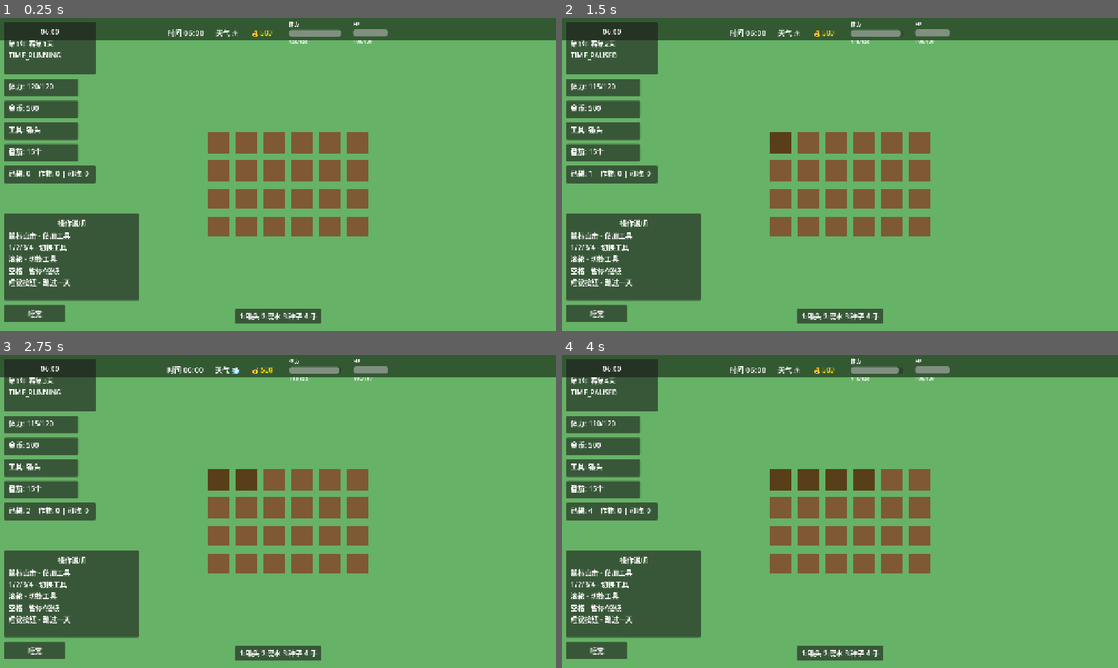
Above: before the commit, frames 1-4 (two rows, left to right).
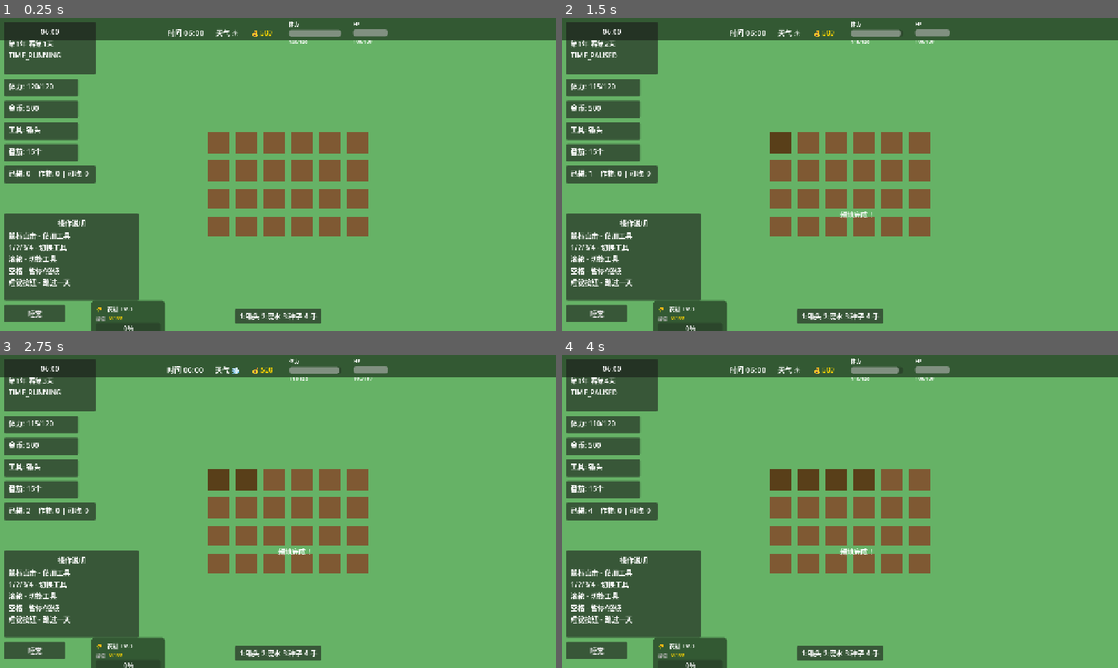
Above: after the commit, the same moments.

Repository: Nonastar/Back-to-Taoyuan
Game: Godot game, scene res://src/scenes/levels/Main.tscn
Two runs of this game, one before a commit and one after it. Both use one fixed random seed, a clock stepped at 60 frames per second and the inputs below.
Inputs (mouse positions are in pixels of both pictures, inside the frame that each line leads up to):
- Up to frame 1 (0.25 s): no input
- Up to frame 2 (1.5 s): click "睡觉" at 0.5 s; tap Enter (ui_accept) at 1.25 s; drag from (778, 143) to (917, 143) at 1.27 s
- Up to frame 3 (2.75 s): tap Enter (ui_accept) at 2 s; drag from (244, 480) to (355, 508) at 2.02 s
- Up to frame 4 (4 s): tap Enter (ui_accept) at 2.75, 3.5 s; move the mouse to (834, 480) at 2.77 s; hold D (move_right) 2.78-3.5 s; tap Space at 2.85 s; click (834, 480) at 2.92 s; tap E (interact) at 3.05 s; drag from (862, 480) to (673, 464) at 3.52 s

The runs differ from the first frame. In frame 1, 1.3% of the frame differs, in the area x 16-30%, y 90-100%; in frame 2, 1.4%; in frame 3, 1.4%, in the area x 16-56%, y 61-100%; in frame 4, 1.4%.

Commit message:
feat: 实现技能系统和经验获取
- 新增 SkillSystem Autoload (5种技能, 0-10级)
  - 农耕/采集/钓鱼/采矿/战斗
  - 完整经验表和升级系统
  - 体力减免和品质加成

- 集成到 FarmPlot 收获系统
  - 收获时获得15点农耕经验
  - 技能等级影响作物品质

- 新增 EventBus 信号
  - farming_exp_changed: 技能经验变化
  - plot_message_received: 地块消息
  - skill_level_up: 技能升级

- 优化 HUD 技能显示
  - 技能等级和经验条显示
  - 信号驱动实时更新

- 优化点击检测
  - 使用 get_center() 接口获取中心点
  - 统一通过 EventBus 传递消息

Co-Authored-By: Claude Sonnet 4.5 <noreply@anthropic.com>

Diff:
--- a/project.godot
+++ b/project.godot
@@ -25,6 +25,7 @@
 SaveManager="*res://src/scripts/autoload/save_manager.gd"
 AudioManager="*res://src/scripts/autoload/audio_manager.gd"
 PlayerStats="*res://src/scripts/autoload/player_stats_system.gd"
+SkillSystem="*res://src/scripts/autoload/skill_system.gd"
 ItemDataSystem="*res://src/scripts/autoload/item_data_system.gd"
 InventorySystem="*res://src/scripts/autoload/inventory_system.gd"
 WeatherSystem="*res://src/scripts/autoload/weather_system.gd"
--- a/src/scripts/autoload/event_bus.gd
+++ b/src/scripts/autoload/event_bus.gd
@@ -110,6 +110,12 @@
 ## 工具升级 (tool: String, new_level: int)
 signal tool_upgraded(tool: String, new_level: int)
 
+## 农耕经验变化 (skill_type: int, exp: int, leveled_up: bool)
+signal farming_exp_changed(skill_type: int, exp: int, leveled_up: bool)
+
+## 技能升级 (skill_type: int, old_level: int, new_level: int)
+signal skill_level_up(skill_type: int, old_level: int, new_level: int)
+
 # ============ 存档事件 ============
 
 ## 保存开始 (slot: int)
@@ -128,6 +134,9 @@
 
 ## 提示信息显示 (message: String, duration: float)
 signal notification_show(message: String, duration: float)
+
+## 地块消息显示 (message: String)
+signal plot_message_received(message: String)
 
 ## 成就解锁 (achievement_id: String)
 signal achievement_unlocked(achievement_id: String)
--- /dev/null
+++ b/src/scripts/autoload/skill_system.gd
@@ -0,0 +1,380 @@
+extends Node
+
+## SkillSystem - 技能系统
+## 管理玩家的技能等级和经验
+## 参考: design/gdd/core/skill-system.md
+
+# ============ 技能类型 ============
+
+## 技能枚举
+enum SkillType {
+	FARMING = 0,    # 农耕
+	FORAGING = 1,   # 采集
+	FISHING = 2,    # 钓鱼
+	MINING = 3,     # 采矿
+	COMBAT = 4      # 战斗
+}
+
+## 技能名称
+const SKILL_NAMES: Dictionary = {
+	SkillType.FARMING: "农耕",
+	SkillType.FORAGING: "采集",
+	SkillType.FISHING: "钓鱼",
+	SkillType.MINING: "采矿",
+	SkillType.COMBAT: "战斗"
+}
+
+## 技能 Emoji
+const SKILL_EMOJIS: Dictionary = {
+	SkillType.FARMING: "🌾",
+	SkillType.FORAGING: "🍄",
+	SkillType.FISHING: "🎣",
+	SkillType.MINING: "⛏️",
+	SkillType.COMBAT: "⚔️"
+}
+
+# ============ 经验表 ============
+
+## 升级所需累计经验
+## EXP_TABLE[i] = 升到 i 级所需的累计经验
+const EXP_TABLE: Array[int] = [
+	0,      # Lv 0
+	100,    # Lv 1
+	380,    # Lv 2
+	770,    # Lv 3
+	1300,   # Lv 4
+	2150,   # Lv 5
+	3300,   # Lv 6
+	4800,   # Lv 7
+	6900,   # Lv 8
+	10000,  # Lv 9
+	15000   # Lv 10 (MAX)
+]
+
+const MAX_LEVEL: int = 10
+
+## 每级体力减免比例
+const STAMINA_REDUCTION_PER_LEVEL: float = 0.01
+
+# ============ 技能数据 ============
+
+## 技能状态
+class SkillState:
+	var level: int = 0
+	var exp: int = 0
+	var perk_5: String = ""
+	var perk_10: String = ""
+
+## 所有技能数据
+var _skills: Dictionary = {
+	SkillType.FARMING: SkillState.new(),
+	SkillType.FORAGING: SkillState.new(),
+	SkillType.FISHING: SkillState.new(),
+	SkillType.MINING: SkillState.new(),
+	SkillType.COMBAT: SkillState.new()
+}
+
+## 经验加成 (来自装备等)
+var _exp_bonus: float = 0.0
+
+## 是否已初始化
+var _initialized: bool = false
+
+# ============ 信号 ============
+
+## 技能升级信号
+signal skill_level_up(skill_type: int, old_level: int, new_level: int)
+
+## 天赋选择信号
+signal perk_selected(skill_type: int, perk_id: String)
+
+# ============ 初始化 ============
+
+func _ready() -> void:
+	_initialize()
+
+func _initialize() -> void:
+	if _initialized:
+		return
+
+	# 确保所有技能都初始化
+	for skill_type in SkillType.values():
+		if not _skills.has(skill_type):
+			_skills[skill_type] = SkillState.new()
+
+	_initialized = true
+	print("[SkillSystem] Initialized")
+
+# ============ 经验操作 ============
+
+## 添加经验
+func add_exp(skill_type: int, base_amount: int) -> Dictionary:
+	if not _is_valid_skill_type(skill_type):
+		push_warning("[SkillSystem] Invalid skill type: %d" % skill_type)
+		return {"leveled_up": false, "new_level": 0, "old_level": 0}
+
+	var skill = _get_skill(skill_type)
+
+	# 满级后不再获取经验
+	if skill.level >= MAX_LEVEL:
+		return {"leveled_up": false, "new_level": skill.level, "old_level": skill.level}
+
+	# 计算实际获得经验
+	var actual_exp = base_amount
+	if _exp_bonus > 0:
+		actual_exp = int(floor(base_amount * (1.0 + _exp_bonus)))
+
+	skill.exp += actual_exp
+
+	# 检查是否升级
+	var old_level = skill.level
+	var result = _check_level_up(skill_type)
+
+	print("[SkillSystem] %s +%d exp (total: %d/%d)" % [
+		SKILL_NAMES[skill_type], actual_exp, skill.exp, EXP_TABLE[skill.level]])
+
+	return result
+
+## 检查升级
+func _check_level_up(skill_type: int) -> Dictionary:
+	var skill = _get_skill(skill_type)
+	var leveled_up = false
+	var old_level = skill.level
+
+	# 检查是否可以升级
+	while skill.level < MAX_LEVEL and skill.exp >= EXP_TABLE[skill.level + 1]:
+		skill.level += 1
+		leveled_up = true
+		skill_level_up.emit(skill_type, old_level, skill.level)
+		# 通过 EventBus 发送，供其他系统接收
+		if EventBus.has_signal("skill_level_up"):
+			EventBus.skill_level_up.emit(skill_type, old_level, skill.level)
+		print("[SkillSystem] %s leveled up to Lv.%d!" % [SKILL_NAMES[skill_type], skill.level])
+
+	return {
+		"leveled_up": leveled_up,
+		"new_level": skill.level,
+		"old_level": old_level
+	}
+
+# ============ 查询 API ============
+
+## 获取技能等级
+func get_level(skill_type: int) -> int:
+	var skill = _get_skill(skill_type)
+	return skill.level if skill else 0
+
+## 获取技能经验
+func get_exp(skill_type: int) -> int:
+	var skill = _get_skill(skill_type)
+	return skill.exp if skill else 0
+
+## 获取当前等级经验
+func get_current_level_exp(skill_type: int) -> int:
+	var skill = _get_skill(skill_type)
+	if not skill or skill.level >= MAX_LEVEL:
+		return 0
+	return skill.exp - EXP_TABLE[skill.level]
+
+## 获取升级所需经验
+func get_exp_to_next_level(skill_type: int) -> int:
+	var skill = _get_skill(skill_type)
+	if not skill or skill.level >= MAX_LEVEL:
+		return 0
+	return EXP_TABLE[skill.level + 1] - skill.exp
+
+## 获取当前等级总经验需求
+func get_level_exp_requirement(skill_type: int) -> int:
+	var skill = _get_skill(skill_type)
+	if not skill or skill.level >= MAX_LEVEL:
+		return 0
+	return EXP_TABLE[skill.level + 1] - EXP_TABLE[skill.level]
+
+## 获取经验百分比
+func get_exp_percent(skill_type: int) -> float:
+	var skill = _get_skill(skill_type)
+	if not skill or skill.level >= MAX_LEVEL:
+		return 100.0
+
+	var current = skill.exp - EXP_TABLE[skill.level]
+	var required = EXP_TABLE[skill.level + 1] - EXP_TABLE[skill.level]
+
+	if required <= 0:
+		return 100.0
+
+	return (float(current) / float(required)) * 100.0
+
+## 获取体力减免比例
+func get_stamina_reduction(skill_type: int) -> float:
+	var level = get_level(skill_type)
+	return level * STAMINA_REDUCTION_PER_LEVEL
+
+## 获取农耕技能加成 (作物品质提升)
+func get_farming_quality_bonus() -> float:
+	var level = get_level(SkillType.FARMING)
+	# 3级+有概率出Fine, 6级+有概率出Excellent, 9级+有概率出Supreme
+	return level * 0.02  # 每级+2%高品质概率
+
+# ============ 内部方法 ============
+
+func _get_skill(skill_type: int) -> SkillState:
+	return _skills.get(skill_type)
+
+func _is_valid_skill_type(skill_type: int) -> bool:
+	return skill_type >= 0 and skill_type < SkillType.size()
+
+# ============ 天赋系统 (简化版) ============
+
+## 获取5级天赋
+func get_perk_5(skill_type: int) -> String:
+	var skill = _get_skill(skill_type)
+	return skill.perk_5 if skill else ""
+
+## 获取10级天赋
+func get_perk_10(skill_type: int) -> String:
+	var skill = _get_skill(skill_type)
+	return skill.perk_10 if skill else ""
+
+## 设置5级天赋
+func set_perk_5(skill_type: int, perk_id: String) -> bool:
+	var skill = _get_skill(skill_type)
+	if not skill:
+		return false
+
+	# 检查等级是否足够
+	if skill.level < 5:
+		push_warning("[SkillSystem] Cannot set perk: level %d < 5" % skill.level)
+		return false
+
+	# 检查是否已选择
+	if skill.perk_5 != "":
+		push_warning("[SkillSystem] Perk 5 already selected: %s" % skill.perk_5)
+		return false
+
+	skill.perk_5 = perk_id
+	perk_selected.emit(skill_type, perk_id)
+	print("[SkillSystem] %s Lv5 perk selected: %s" % [SKILL_NAMES[skill_type], perk_id])
+	return true
+
+## 设置10级天赋
+func set_perk_10(skill_type: int, perk_id: String) -> bool:
+	var skill = _get_skill(skill_type)
+	if not skill:
+		return false
+
+	# 检查等级是否足够
+	if skill.level < 10:
+		push_warning("[SkillSystem] Cannot set perk: level %d < 10" % skill.level)
+		return false
+
+	# 检查是否已选择
+	if skill.perk_10 != "":
+		push_warning("[SkillSystem] Perk 10 already selected: %s" % skill.perk_10)
+		return false
+
+	skill.perk_10 = perk_id
+	perk_selected.emit(skill_type, perk_id)
+	print("[SkillSystem] %s Lv10 perk selected: %s" % [SKILL_NAMES[skill_type], perk_id])
+	return true
+
+# ============ 经验加成 (来自装备) ============
+
+## 设置经验加成
+func set_exp_bonus(bonus: float) -> void:
+	_exp_bonus = max(0.0, bonus)
+	print("[SkillSystem] Exp bonus: %.0f%%" % (_exp_bonus * 100))
+
+## 获取经验加成
+func get_exp_bonus() -> float:
+	return _exp_bonus
+
+# ============ 存档支持 ============
+
+## 序列化存档数据
+func serialize() -> Dictionary:
+	var skills_data = {}
+	for skill_type in SkillType.values():
+		var skill = _get_skill(skill_type)
+		if skill:
+			skills_data[str(skill_type)] = {
+				"level": skill.level,
+				"exp": skill.exp,
+				"perk_5": skill.perk_5,
+				"perk_10": skill.perk_10
+			}
+
+	return {
+		"skills": skills_data,
+		"exp_bonus": _exp_bonus
+	}
+
+## 反序列化加载数据
+func deserialize(data: Dictionary) -> void:
+	if data.is_empty():
+		push_warning("[SkillSystem] Empty save data, using defaults")
+		return
+
+	# 加载技能数据
+	var skills_data = data.get("skills", {})
+	for skill_type in SkillType.values():
+		var skill_data = skills_data.get(str(skill_type), {})
+		var skill = _get_skill(skill_type)
+		if skill and not skill_data.is_empty():
+			skill.level = clampi(skill_data.get("level", 0), 0, MAX_LEVEL)
+			skill.exp = maxi(skill_data.get("exp", 0), 0)
+			skill.perk_5 = skill_data.get("perk_5", "")
+			skill.perk_10 = skill_data.get("perk_10", "")
+
+	# 加载经验加成
+	_exp_bonus = data.get("exp_bonus", 0.0)
+
+	_initialized = true
+	print("[SkillSystem] Loaded skills data")
+
+# ============ 调试方法 ============
+
+## 调试：添加大量经验
+func debug_add_exp(skill_type: int, amount: int) -> void:
+	add_exp(skill_type, amount)
+
+## 调试：设置等级
+func debug_set_level(skill_type: int, level: int) -> void:
+	var skill = _get_skill(skill_type)
+	if skill:
+		skill.level = clampi(level, 0, MAX_LEVEL)
+		skill.exp = EXP_TABLE[skill.level]
+		print("[SkillSystem] Debug: %s set to Lv.%d" % [SKILL_NAMES[skill_type], skill.level])
+
+## 调试：获取所有技能信息
+func debug_get_all_skills() -> Dictionary:
+	var result = {}
+	for skill_type in SkillType.values():
+		var skill = _get_skill(skill_type)
+		if skill:
+			result[SKILL_NAMES[skill_type]] = {
+				"level": skill.level,
+				"exp": skill.exp,
+				"exp_percent": get_exp_percent(skill_type),
+				"stamina_reduction": "%.0f%%" % (get_stamina_reduction(skill_type) * 100)
+			}
+	return result
+
+# ============ 便捷方法 ============
+
+## 获取所有技能信息 (用于UI显示)
+func get_all_skills_info() -> Array:
+	var result = []
+	for skill_type in SkillType.values():
+		result.append({
+			"type": skill_type,
+			"name": SKILL_NAMES[skill_type],
+			"emoji": SKILL_EMOJIS[skill_type],
+			"level": get_level(skill_type),
+			"exp": get_exp(skill_type),
+			"exp_percent": get_exp_percent(skill_type),
+			"exp_to_next": get_exp_to_next_level(skill_type),
+			"perk_5": get_perk_5(skill_type),
+			"perk_10": get_perk_10(skill_type),
+			"stamina_reduction": get_stamina_reduction(skill_type)
+		})
+	return result
--- a/src/scripts/entities/farm_manager.gd
+++ b/src/scripts/entities/farm_manager.gd
@@ -32,6 +32,8 @@
 
 signal day_processed()
 signal plot_interacted(plot: FarmPlot, tool: int)
+signal plot_message_received(msg: String)
+signal farming_exp_changed(skill_type: int, exp: int, leveled_up: bool)
 
 # ============ 初始化 ============
 
@@ -83,6 +85,8 @@
 	plot.plot_clicked.connect(_on_plot_clicked)
 	plot.crop_planted.connect(_on_crop_planted)
 	plot.crop_harvested.connect(_on_crop_harvested)
+	plot.plot_message.connect(_on_plot_message)
+	plot.farming_exp_changed.connect(_on_farming_exp_changed)
 
 	return plot
 
@@ -96,20 +100,30 @@
 func _on_plot_clicked(position: Vector2) -> void:
 	# 找到被点击的地块
 	for plot in plots:
-		if plot.global_position.distance_to(position) < 40:
-			var tool: int = 0
-			if has_node("/root/Player"):
-				var player_node = get_node("/root/Player")
-				if player_node.has_method("get_current_tool"):
-					tool = player_node.get_current_tool()
-			plot_interacted.emit(plot, tool)
-			break
+		if plot.has_method("get_center"):
+			var plot_center = plot.get_center()
+			if position.distance_to(plot_center) < 30:
+				var tool: int = 0
+				if has_node("/root/Player"):
+					var player_node = get_node("/root/Player")
+					if player_node.has_method("get_current_tool"):
+						tool = player_node.get_current_tool()
+				plot_interacted.emit(plot, tool)
+				break
 
 func _on_crop_planted(crop_id: String, position: Vector2) -> void:
 	print("[FarmManager] Crop planted: %s" % crop_id)
 
 func _on_crop_harvested(crop_id: String, quantity: int, quality: int) -> void:
 	print("[FarmManager] Harvested: %d x %s (quality: %d)" % [quantity, crop_id, quality])
+
+func _on_plot_message(msg: String) -> void:
+	# 转发地块消息
+	plot_message_received.emit(msg)
+
+func _on_farming_exp_changed(skill_type: int, exp: int, leveled_up: bool) -> void:
+	# 转发技能经验变化信号
+	farming_exp_changed.emit(skill_type, exp, leveled_up)
 
 func _on_sleep_triggered(bedtime: int, forced: bool) -> void:
 	_process_day()
--- a/src/scripts/entities/farm_plot.gd
+++ b/src/scripts/entities/farm_plot.gd
@@ -28,6 +28,7 @@
 signal crop_harvested(crop_id: String, quantity: int, quality: int)
 signal plot_clicked(position: Vector2)
 signal plot_message(msg: String)  # 用于显示操作提示
+signal farming_exp_changed(skill_type: int, exp: int, leveled_up: bool)  # 技能经验变化
 
 # ============ Emoji 配置 ============
 
@@ -136,14 +137,14 @@
 		state = PlotState.TILLED
 		_update_display()
 		plot_state_changed.emit(state)
-		plot_message.emit("耕地完成！")
+		_send_message("耕地完成！")
 		return true
 	elif state == PlotState.TILLED:
-		plot_message.emit("这里已经耕过了")
+		_send_message("这里已经耕过了")
 	elif state == PlotState.PLANTED or state == PlotState.GROWING:
-		plot_message.emit("有作物，不能耕地")
+		_send_message("有作物，不能耕地")
 	elif state == PlotState.HARVESTABLE:
-		plot_message.emit("先收获作物")
+		_send_message("先收获作物")
 	return false
 
 func _water() -> bool:
@@ -152,36 +153,36 @@
 			is_watered = true
 			_update_display()
 			plot_state_changed.emit(state)
-			plot_message.emit("浇水完成！💧")
+			_send_message("浇水完成！💧")
 			return true
 		else:
-			plot_message.emit("已经浇过水了")
+			_send_message("已经浇过水了")
 	elif state == PlotState.WASTELAND:
-		plot_message.emit("先耕地")
+		_send_message("先耕地")
 	elif state == PlotState.TILLED:
-		plot_message.emit("没有作物")
+		_send_message("没有作物")
 	elif state == PlotState.HARVESTABLE:
-		plot_message.emit("可以收获了！")
+		_send_message("可以收获了！")
 	return false
 
 func _plant() -> bool:
 	if state != PlotState.TILLED:
 		if state == PlotState.WASTELAND:
-			plot_message.emit("先耕地")
+			_send_message("先耕地")
 		elif state == PlotState.PLANTED or state == PlotState.GROWING:
-			plot_message.emit("已经有作物了")
+			_send_message("已经有作物了")
 		elif state == PlotState.HARVESTABLE:
-			plot_message.emit("先收获")
+			_send_message("先收获")
 		return false
 
 	# 检查种子
 	var seed_data = _get_selected_seed()
 	if seed_data == null or seed_data["count"] <= 0:
-		plot_message.emit("没有种子了！")
+		_send_message("没有种子了！")
 		return false
 
 	if InventorySystem.get_item_count(seed_data["id"]) < 1:
-		plot_message.emit("没有种子了！")
+		_send_message("没有种子了！")
 		return false
 
 	# 消耗种子
@@ -196,14 +197,23 @@
 
 	_update_display()
 	plot_state_changed.emit(state)
-	plot_message.emit("播种成功！🌱")
+	_send_message("播种成功！🌱")
 	return true
 
 func _harvest() -> bool:
 	if state == PlotState.HARVESTABLE:
+		# 根据农耕技能等级计算品质加成
+		var final_quality = _calculate_harvest_quality()
+
+		# 添加物品到背包
 		var quantity = 1
-		InventorySystem.add_item(crop_id, quantity, quality)
-		crop_harvested.emit(crop_id, quantity, quality)
+		InventorySystem.add_item(crop_id, quantity, final_quality)
+
+		# 给予农耕经验
+		_add_farming_exp()
+
+		# 发送收获信号
+		crop_harvested.emit(crop_id, quantity, final_quality)
 
 		# 重置为已耕地
 		state = PlotState.TILLED
@@ -214,15 +224,62 @@
 
 		_update_display()
 		plot_state_changed.emit(state)
-		plot_message.emit("收获成功！🌾")
+		_send_message("收获成功！🌾 (品质: %s)" % _get_quality_name(final_quality))
 		return true
 	elif state == PlotState.WASTELAND:
-		plot_message.emit("先耕地")
+		_send_message("先耕地")
 	elif state == PlotState.TILLED:
-		plot_message.emit("先播种")
+		_send_message("先播种")
 	elif state == PlotState.PLANTED or state == PlotState.GROWING:
-		plot_message.emit("作物还在生长中...")
+		_send_message("作物还在生长中...")
 	return false
+
+## 计算收获品质
+func _calculate_harvest_quality() -> int:
+	var base_quality = 0  # 普通品质
+
+	# 获取农耕技能加成
+	if SkillSystem:
+		var farming_level = SkillSystem.get_level(SkillSystem.SkillType.FARMING)
+		var quality_bonus = SkillSystem.get_farming_quality_bonus()
+		var roll = randf()
+
+		# 9级+: 5% 概率出 Supreme (简化版)
+		if farming_level >= 9 and roll < 0.05 + quality_bonus * 0.5:
+			return 3  # Supreme
+		# 6级+: 15% 概率出 Excellent
+		elif farming_level >= 6 and roll < 0.15 + quality_bonus:
+			return 2  # Excellent
+		# 3级+: 30% 概率出 Fine
+		elif farming_level >= 3 and roll < 0.30 + quality_bonus:
+			return 1  # Fine
+
+	return base_quality  # Normal
+
+## 获取品质名称
+func _get_quality_name(q: int) -> String:
+	match q:
+		0: return "普通"
+		1: return "优秀"
+		2: return "精良"
+		3: return "史诗"
+		_: return "普通"
+
+## 添加农耕经验
+func _add_farming_exp() -> void:
+	if SkillSystem:
+		var base_exp = 15  # 每次收获获得15点经验
+		var result = SkillSystem.add_exp(SkillSystem.SkillType.FARMING, base_exp)
+
+		# 发送技能经验变化信号
+		var current_exp = SkillSystem.get_exp(SkillSystem.SkillType.FARMING)
+
+		# 通过 EventBus 发送
+		if EventBus.has_signal("farming_exp_changed"):
+			EventBus.farming_exp_changed.emit(SkillSystem.SkillType.FARMING, current_exp, result["leveled_up"])
+
+		if result["leveled_up"]:
+			_send_message("🌾 农耕升级！Lv.%d" % result["new_level"])
 
 func _get_selected_seed() -> Dictionary:
 	# 从物品数据系统获取番茄种子
@@ -330,6 +387,22 @@
 	var tex = ImageTexture.create_from_image(img)
 	return tex
 
+# ============ 公共方法 ============
+
+## 获取地块中心点（用于点击检测）
+func get_center() -> Vector2:
+	return global_position + PLOT_SIZE / 2
+
+## 获取地块大小
+func get_size() -> Vector2:
+	return PLOT_SIZE
+
+## 发送消息（同时通过本地信号和 EventBus）
+func _send_message(msg: String) -> void:
+	plot_message.emit(msg)
+	if EventBus and EventBus.has_signal("plot_message_received"):
+		EventBus.plot_message_received.emit(msg)
+
 # ============ 调试 ============
 
 func _get_state_name() -> String:
--- a/src/scripts/entities/player.gd
+++ b/src/scripts/entities/player.gd
@@ -162,9 +162,11 @@
 	if farm and farm.has_method("get_plots"):
 		var all_plots = farm.get_plots()
 		for plot in all_plots:
-			if plot is Node2D:
-				var dist = world_pos.distance_to(plot.global_position)
-				if dist < 40:
+			if plot.has_method("get_center"):
+				# 使用地块接口获取中心点
+				var plot_center = plot.get_center()
+				var dist = world_pos.distance_to(plot_center)
+				if dist < 30:
 					plots.append(plot)
 	return plots
 
--- a/src/scripts/ui/hud.gd
+++ b/src/scripts/ui/hud.gd
@@ -74,6 +74,9 @@
 var location_label: Label
 var date_label: Label
 var season_label: Label
+
+## 技能信息节点
+var skill_panel: PanelContainer
 
 ## 快捷栏节点
 var hotbar: HBoxContainer
@@ -113,6 +116,7 @@
 
 	_create_top_bar()
 	_create_location_info()
+	_create_skill_panel()
 	_create_hotbar()
 	_create_notification_area()
 
@@ -251,6 +255,64 @@
 	season_label.add_theme_font_size_override("font_size", 20)
 	season_container.add_child(season_label)
 	location_vbox.add_child(season_container)
+
+func _create_skill_panel() -> void:
+	# 技能信息面板
+	skill_panel = PanelContainer.new()
+	skill_panel.name = "SkillPanel"
+	skill_panel.position = Vector2(210, 650)
+	skill_panel.custom_minimum_size = Vector2(170, 60)
+	skill_panel.add_theme_stylebox_override("panel", _create_panel_style())
+	add_child(skill_panel)
+
+	var skill_vbox = VBoxContainer.new()
+	skill_vbox.name = "SkillVBox"
+	skill_vbox.add_theme_constant_override("separation", 2)
+	skill_panel.add_child(skill_vbox)
+
+	# 技能标题
+	var skill_title = HBoxContainer.new()
+	skill_title.name = "SkillTitle"
+	var skill_icon = _create_label("🌾")
+	skill_icon.add_theme_font_size_override("font_size", 14)
+	skill_title.add_child(skill_icon)
+	skill_title.add_child(_create_spacer(4))
+	var skill_title_label = _create_label("农耕 Lv.0")
+	skill_title_label.name = "SkillNameLabel"
+	skill_title_label.add_theme_font_size_override("font_size", 14)
+	skill_title.add_child(skill_title_label)
+	skill_vbox.add_child(skill_title)
+
+	# 经验条容器
+	var exp_container = HBoxContainer.new()
+	exp_container.name = "ExpContainer"
+	skill_vbox.add_child(exp_container)
+
+	# 经验标签
+	var exp_label = Label.new()
+	exp_label.name = "ExpLabel"
+	exp_label.text = "经验: "
+	exp_label.add_theme_font_size_override("font_size", 11)
+	exp_label.add_theme_color_override("font_color", Color(0.7, 0.7, 0.7, 1))
+	exp_container.add_child(exp_label)
+
+	# 经验值标签
+	var exp_value_label = Label.new()
+	exp_value_label.name = "ExpValueLabel"
+	exp_value_label.text = "0/100"
+	exp_value_label.add_theme_font_size_override("font_size", 11)
+	exp_value_label.add_theme_color_override("font_color", Color(1, 0.84, 0, 1))
+	exp_container.add_child(exp_value_label)
+
+	# 经验条
+	var exp_bar = ProgressBar.new()
+	exp_bar.name = "FarmingExpBar"
+	exp_bar.max_value = 100
+	exp_bar.value = 0
+	exp_bar.custom_minimum_size = Vector2(150, 10)
+	exp_bar.add_theme_color_override("fill", Color(0.18, 0.8, 0.44, 1))  # 绿色
+	exp_bar.add_theme_color_override("background", Color(0.2, 0.2, 0.2, 0.8))
+	skill_vbox.add_child(exp_bar)
 
 func _create_hotbar() -> void:
 	# 快捷栏容器
@@ -414,8 +476,21 @@
 		WeatherSystem.weather_changed.connect(_on_weather_changed)
 
 	# EventBus 信号
-	if EventBus and EventBus.has_signal("notification_requested"):
-		EventBus.notification_requested.connect(_on_notification_requested)
+	if EventBus:
+		if EventBus.has_signal("notification_requested"):
+			EventBus.notification_requested.connect(_on_notification_requested)
+		# 连接地块消息信号
+		if EventBus.has_signal("plot_message_received"):
+			EventBus.plot_message_received.connect(_on_plot_message_received)
+		# 连接技能经验变化信号
+		if EventBus.has_signal("farming_exp_changed"):
+			EventBus.farming_exp_changed.connect(_on_farming_exp_changed)
+		# 连接技能升级信号
+		if EventBus.has_signal("skill_level_up"):
+			EventBus.skill_level_up.connect(_on_skill_level_up)
+
+	# 初始更新技能显示
+	_update_skill_display()
 
 	# Player 工具变化信号
 	if Player and Player.has_signal("tool_changed"):
@@ -452,6 +527,23 @@
 
 func _on_tool_changed(tool_type: int) -> void:
 	_select_slot(tool_type)
+
+func _on_plot_message_received(msg: String) -> void:
+	# 显示地块操作消息
+	_show_notification(msg)
+
+func _on_farming_exp_changed(skill_type: int, exp: int, leveled_up: bool) -> void:
+	# 技能经验变化时更新显示
+	_update_skill_display()
+
+func _on_skill_level_up(skill_type: int, old_level: int, new_level: int) -> void:
+	# 更新技能显示
+	_update_skill_display()
+
+	# 显示升级提示
+	if SkillSystem:
+		var skill_name = SkillSystem.SKILL_NAMES.get(skill_type, "未知")
+		_show_notification("🌟 %s 升级！Lv.%d" % [skill_name, new_level])
 
 func _on_notification_requested(text: String, type: String) -> void:
 	_show_notification(text)
@@ -484,6 +576,7 @@
 	_update_stamina_display()
 	_update_hp_display()
 	_update_date_display()
+	_update_skill_display()
 	_update_hotbar_display()
 
 func _update_time_display() -> void:
@@ -552,6 +645,35 @@
 	if season_label:
 		season_label.text = SEASON_EMOJIS.get(_current_season, "🌸")
 
+func _update_skill_display() -> void:
+	if not skill_panel:
+		return
+
+	if not SkillSystem:
+		return
+
+	# 获取农耕技能信息
+	var farming_type = SkillSystem.SkillType.FARMING
+	var level = SkillSystem.get_level(farming_type)
+	var exp_percent = SkillSystem.get_exp_percent(farming_type)
+	var current_exp = SkillSystem.get_exp(farming_type)
+
+	# 更新技能名称标签
+	var skill_name_label = skill_panel.get_node_or_null("SkillVBox/SkillTitle/SkillNameLabel") as Label
+	if skill_name_label:
+		skill_name_label.text = "农耕 Lv.%d" % level
+
+	# 更新经验值标签
+	var exp_value_label = skill_panel.get_node_or_null("SkillVBox/ExpContainer/ExpValueLabel") as Label
+	if exp_value_label:
+		var next_level_exp = SkillSystem.EXP_TABLE[level + 1] if level < SkillSystem.MAX_LEVEL else SkillSystem.EXP_TABLE[SkillSystem.MAX_LEVEL]
+		exp_value_label.text = "%d/%d" % [current_exp, next_level_exp]
+
+	# 更新经验条
+	var exp_bar = skill_panel.get_node_or_null("SkillVBox/FarmingExpBar") as ProgressBar
+	if exp_bar:
+		exp_bar.value = exp_percent
+
 func _update_hotbar_display() -> void:
 	for i in range(tool_slots.size()):
 		_update_slot_style(i)
Not shown, added: src/scripts/autoload/skill_system.gd.uid
